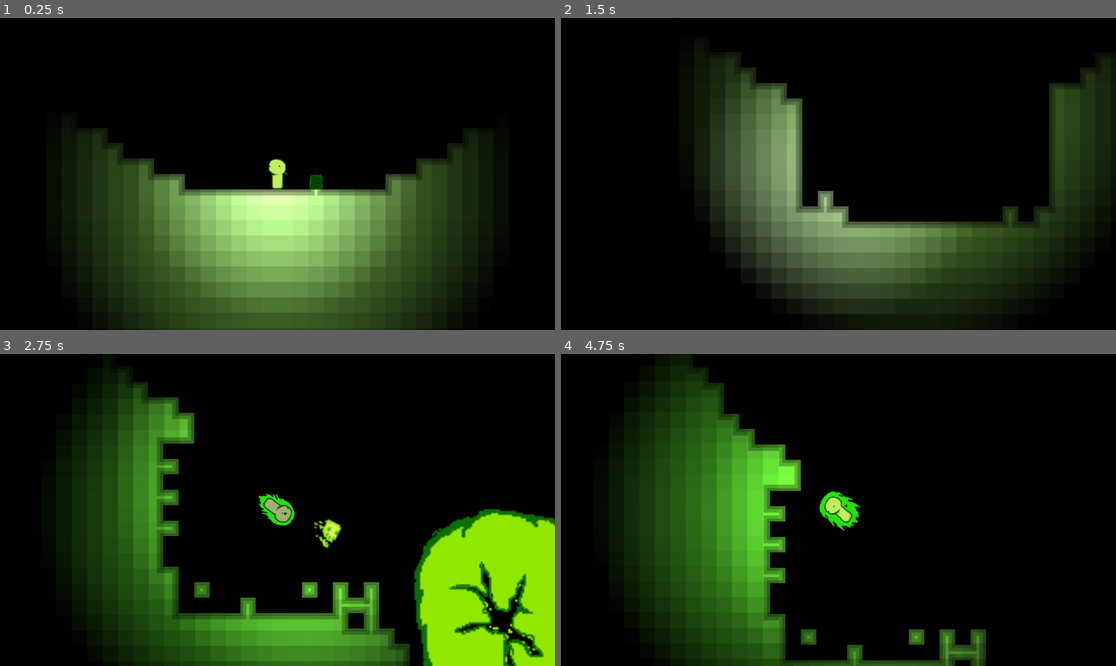
Above: before the commit, frames 1-4 (two rows, left to right).
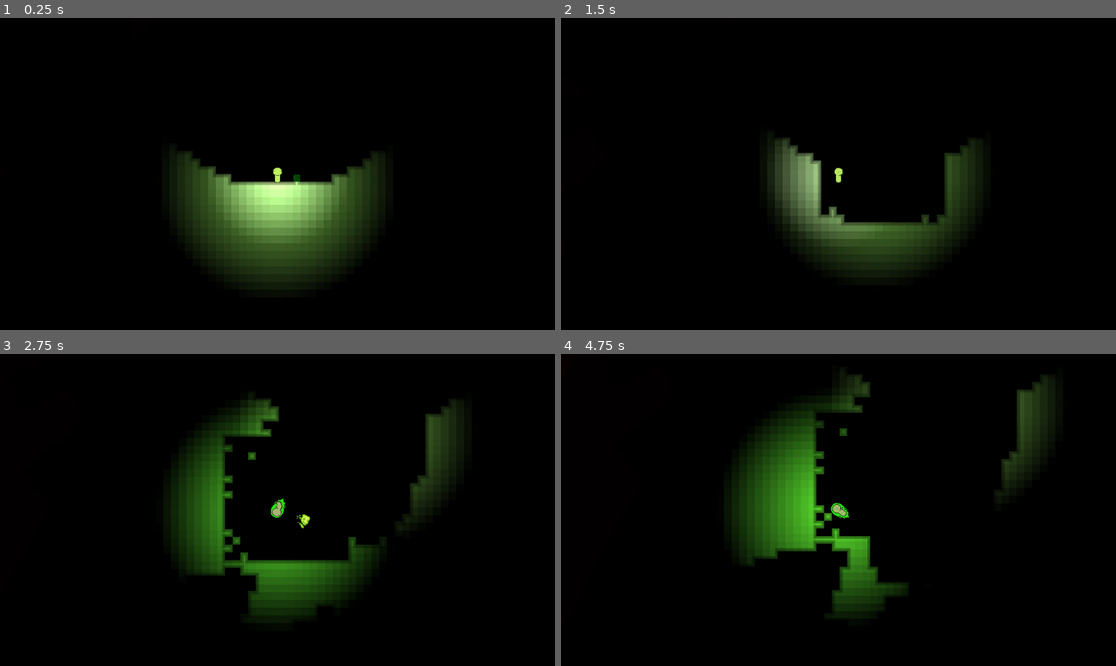
Above: after the commit, the same moments.

Repository: trurohawkins/cave
Game: Godot game, scene res://Scene/world.tscn
Two runs of this game, one before a commit and one after it. Both use one fixed random seed, a clock stepped at 60 frames per second and the inputs below.
Inputs (mouse positions are in pixels of both pictures, inside the frame that each line leads up to):
- Up to frame 1 (0.25 s): no input
- Up to frame 2 (1.5 s): tap Enter (energize) at 0.5, 0.6 s; move the mouse to (960, 158) at 0.52 s; hold D (move_right) 0.53-1.28 s; hold Space (shoot) 0.53-1.28 s; click (960, 158) at 0.67 s; move the mouse to (727, 189) at 1.27 s; hold S (move_down) from 1.28 s (still down); tap Space (shoot) at 1.35 s
- Up to frame 3 (2.75 s): tap Enter (energize) at 1.55 s; move the mouse to (333, 441) at 2.02 s; release S (move_down) at 2.03 s; hold D (move_right) from 2.03 s (still down); hold Space (shoot) from 2.03 s (still down); tap Down (aim_down) at 2.1 s
- Up to frame 4 (4.75 s): move the mouse to (810, 572) at 2.77 s; release D (move_right) at 2.78 s; release Space (shoot) at 2.78 s; hold W (move_up) 2.78-3.53 s; tap Left (aim_left) at 2.85 s; click (810, 572) at 2.92 s; tap Enter (energize) at 3.05, 4.55 s; move the mouse to (1005, 556) at 3.52 s; hold Right (aim_right) 3.53-4.28 s; hold A (move_left) from 3.53 s (still down); tap Space (shoot) at 3.8 s; move the mouse to (672, 463) at 4.27 s; tap Up (aim_up) at 4.35 s

The runs differ from the first frame. In frame 1, 39% of the frame differs, in the area x 11-89%, y 35-100%; in frame 2, 34%; in frame 3, 46%, in the area x 10-100%, y 4-100%; in frame 4, 34%.

Commit message:
started death sequence

Diff:
--- a/Scene/camera.tscn
+++ b/Scene/camera.tscn
@@ -3,6 +3,6 @@
 [ext_resource type="Script" uid="uid://dvpqea3tuo2yj" path="res://Scripts/camera.gd" id="1_u5kg4"]
 
 [node name="Camera2D" type="Camera2D"]
-zoom = Vector2(0.1, 0.1)
+zoom = Vector2(0.5, 0.5)
 script = ExtResource("1_u5kg4")
 rotSpeed = 0.1
--- /dev/null
+++ b/Scene/hud.tscn
@@ -0,0 +1,23 @@
+[gd_scene load_steps=2 format=3 uid="uid://b5oroy85of22w"]
+
+[ext_resource type="Script" uid="uid://dpys3fgo58wt4" path="res://Scripts/hud.gd" id="1_cevek"]
+
+[node name="HUD" type="CanvasLayer"]
+script = ExtResource("1_cevek")
+
+[node name="PHIL" type="ColorRect" parent="."]
+anchors_preset = 15
+anchor_right = 1.0
+anchor_bottom = 1.0
+grow_horizontal = 2
+grow_vertical = 2
+color = Color(0, 0, 0, 0)
+
+[node name="TESS" type="RichTextLabel" parent="."]
+anchors_preset = 15
+anchor_right = 1.0
+anchor_bottom = 1.0
+grow_horizontal = 2
+grow_vertical = 2
+horizontal_alignment = 1
+vertical_alignment = 1
--- a/Scene/plant.tscn
+++ b/Scene/plant.tscn
@@ -4,4 +4,4 @@
 
 [node name="plant" type="Node2D"]
 script = ExtResource("1_aibxd")
-speed = 50
+speed = 200
--- a/Scene/player.tscn
+++ b/Scene/player.tscn
@@ -7,15 +7,64 @@
 [ext_resource type="Texture2D" uid="uid://cw1dnmikqa41r" path="res://Sprites/guybo.png" id="5_ivevv"]
 [ext_resource type="Texture2D" uid="uid://b8x8oeoyqaydh" path="res://Sprites/energyAura.png" id="5_r6jsd"]
 [ext_resource type="Shader" uid="uid://ckqteutove7gn" path="res://Scripts/desaturate.gdshader" id="6_p6qlh"]
+[ext_resource type="Texture2D" uid="uid://b7e778uubllwq" path="res://Sprites/guyboCrouch.png" id="7_ij4jb"]
 [ext_resource type="Script" uid="uid://b2pk68q3g6fra" path="res://Scripts/cleaner.gd" id="8_2sw5t"]
 
 [sub_resource type="RectangleShape2D" id="RectangleShape2D_036b0"]
-size = Vector2(32, 62)
+size = Vector2(32, 30)
 
 [sub_resource type="ShaderMaterial" id="ShaderMaterial_2sw5t"]
 shader = ExtResource("6_p6qlh")
 shader_parameter/desaturation = 0.0
 
+[sub_resource type="AtlasTexture" id="AtlasTexture_8jg3e"]
+atlas = ExtResource("7_ij4jb")
+region = Rect2(64, 192, 64, 64)
+
+[sub_resource type="AtlasTexture" id="AtlasTexture_eqmt2"]
+atlas = ExtResource("7_ij4jb")
+region = Rect2(0, 0, 64, 64)
+
+[sub_resource type="AtlasTexture" id="AtlasTexture_c40dt"]
+atlas = ExtResource("7_ij4jb")
+region = Rect2(64, 0, 64, 64)
+
+[sub_resource type="AtlasTexture" id="AtlasTexture_lgjog"]
+atlas = ExtResource("7_ij4jb")
+region = Rect2(128, 0, 64, 64)
+
+[sub_resource type="AtlasTexture" id="AtlasTexture_lhccw"]
+atlas = ExtResource("7_ij4jb")
+region = Rect2(0, 64, 64, 64)
+
+[sub_resource type="AtlasTexture" id="AtlasTexture_7d6xm"]
+atlas = ExtResource("7_ij4jb")
+region = Rect2(64, 64, 64, 64)
+
+[sub_resource type="AtlasTexture" id="AtlasTexture_2sr8w"]
+atlas = ExtResource("7_ij4jb")
+region = Rect2(128, 64, 64, 64)
+
+[sub_resource type="AtlasTexture" id="AtlasTexture_1vqkc"]
+atlas = ExtResource("7_ij4jb")
+region = Rect2(0, 128, 64, 64)
+
+[sub_resource type="AtlasTexture" id="AtlasTexture_uktg4"]
+atlas = ExtResource("7_ij4jb")
+region = Rect2(64, 128, 64, 64)
+
+[sub_resource type="AtlasTexture" id="AtlasTexture_jx4b7"]
+atlas = ExtResource("7_ij4jb")
+region = Rect2(128, 128, 64, 64)
+
+[sub_resource type="AtlasTexture" id="AtlasTexture_2mxbm"]
+atlas = ExtResource("7_ij4jb")
+region = Rect2(0, 192, 64, 64)
+
+[sub_resource type="AtlasTexture" id="AtlasTexture_wfp4b"]
+atlas = ExtResource("7_ij4jb")
+region = Rect2(64, 192, 64, 64)
+
 [sub_resource type="AtlasTexture" id="AtlasTexture_ivevv"]
 atlas = ExtResource("5_ivevv")
 region = Rect2(64, 128, 64, 64)
@@ -43,6 +92,50 @@
 [sub_resource type="AtlasTexture" id="AtlasTexture_ij4jb"]
 atlas = ExtResource("5_ivevv")
 region = Rect2(64, 64, 64, 64)
+
+[sub_resource type="AtlasTexture" id="AtlasTexture_6xvy4"]
+atlas = ExtResource("7_ij4jb")
+region = Rect2(64, 192, 64, 64)
+
+[sub_resource type="AtlasTexture" id="AtlasTexture_b881n"]
+atlas = ExtResource("7_ij4jb")
+region = Rect2(0, 192, 64, 64)
+
+[sub_resource type="AtlasTexture" id="AtlasTexture_2gnqs"]
+atlas = ExtResource("7_ij4jb")
+region = Rect2(128, 128, 64, 64)
+
+[sub_resource type="AtlasTexture" id="AtlasTexture_c1eh6"]
+atlas = ExtResource("7_ij4jb")
+region = Rect2(64, 128, 64, 64)
+
+[sub_resource type="AtlasTexture" id="AtlasTexture_ddib3"]
+atlas = ExtResource("7_ij4jb")
+region = Rect2(0, 128, 64, 64)
+
+[sub_resource type="AtlasTexture" id="AtlasTexture_h2j5n"]
+atlas = ExtResource("7_ij4jb")
+region = Rect2(128, 64, 64, 64)
+
+[sub_resource type="AtlasTexture" id="AtlasTexture_2p1i5"]
+atlas = ExtResource("7_ij4jb")
+region = Rect2(64, 64, 64, 64)
+
+[sub_resource type="AtlasTexture" id="AtlasTexture_yosb2"]
+atlas = ExtResource("7_ij4jb")
+region = Rect2(0, 64, 64, 64)
+
+[sub_resource type="AtlasTexture" id="AtlasTexture_1axnv"]
+atlas = ExtResource("7_ij4jb")
+region = Rect2(128, 0, 64, 64)
+
+[sub_resource type="AtlasTexture" id="AtlasTexture_bk8bd"]
+atlas = ExtResource("7_ij4jb")
+region = Rect2(64, 0, 64, 64)
+
+[sub_resource type="AtlasTexture" id="AtlasTexture_cvqm3"]
+atlas = ExtResource("7_ij4jb")
+region = Rect2(0, 0, 64, 64)
 
 [sub_resource type="AtlasTexture" id="AtlasTexture_2dof7"]
 atlas = ExtResource("5_ivevv")
@@ -62,6 +155,52 @@
 
 [sub_resource type="SpriteFrames" id="SpriteFrames_eqmt2"]
 animations = [{
+"frames": [{
+"duration": 1.0,
+"texture": SubResource("AtlasTexture_8jg3e")
+}],
+"loop": true,
+"name": &"crouch",
+"speed": 5.0
+}, {
+"frames": [{
+"duration": 1.0,
+"texture": SubResource("AtlasTexture_eqmt2")
+}, {
+"duration": 1.0,
+"texture": SubResource("AtlasTexture_c40dt")
+}, {
+"duration": 1.0,
+"texture": SubResource("AtlasTexture_lgjog")
+}, {
+"duration": 1.0,
+"texture": SubResource("AtlasTexture_lhccw")
+}, {
+"duration": 1.0,
+"texture": SubResource("AtlasTexture_7d6xm")
+}, {
+"duration": 1.0,
+"texture": SubResource("AtlasTexture_2sr8w")
+}, {
+"duration": 1.0,
+"texture": SubResource("AtlasTexture_1vqkc")
+}, {
+"duration": 1.0,
+"texture": SubResource("AtlasTexture_uktg4")
+}, {
+"duration": 1.0,
+"texture": SubResource("AtlasTexture_jx4b7")
+}, {
+"duration": 1.0,
+"texture": SubResource("AtlasTexture_2mxbm")
+}, {
+"duration": 1.0,
+"texture": SubResource("AtlasTexture_wfp4b")
+}],
+"loop": false,
+"name": &"crouching",
+"speed": 5.0
+}, {
 "frames": [{
 "duration": 1.0,
 "texture": SubResource("AtlasTexture_ivevv")
@@ -102,6 +241,44 @@
 "loop": true,
 "name": &"in_air",
 "speed": 5.0
+}, {
+"frames": [{
+"duration": 1.0,
+"texture": SubResource("AtlasTexture_6xvy4")
+}, {
+"duration": 1.0,
+"texture": SubResource("AtlasTexture_b881n")
+}, {
+"duration": 1.0,
+"texture": SubResource("AtlasTexture_2gnqs")
+}, {
+"duration": 1.0,
+"texture": SubResource("AtlasTexture_c1eh6")
+}, {
+"duration": 1.0,
+"texture": SubResource("AtlasTexture_ddib3")
+}, {
+"duration": 1.0,
+"texture": SubResource("AtlasTexture_h2j5n")
+}, {
+"duration": 1.0,
+"texture": SubResource("AtlasTexture_2p1i5")
+}, {
+"duration": 1.0,
+"texture": SubResource("AtlasTexture_yosb2")
+}, {
+"duration": 1.0,
+"texture": SubResource("AtlasTexture_1axnv")
+}, {
+"duration": 1.0,
+"texture": SubResource("AtlasTexture_bk8bd")
+}, {
+"duration": 1.0,
+"texture": SubResource("AtlasTexture_cvqm3")
+}],
+"loop": false,
+"name": &"rise",
+"speed": 15.0
 }, {
 "frames": [{
 "duration": 1.0,
@@ -132,17 +309,17 @@
 crashDecel = 10.0
 highVelocity = 1400.0
 landingPower = 0.4
-walkSpeed = 2000.0
+walkSpeed = 1700.0
+walkDecel = 100.0
 staggerPower = 5.0
 invincibleTime = 5.0
-gravPower = 50
-maxGrav = 1400
+gravPower = 35
 blastScene = ExtResource("2_p6qlh")
 gunScene = ExtResource("3_2sw5t")
 rotSpeed = 5.0
 
 [node name="CollisionShape2D" type="CollisionShape2D" parent="."]
-position = Vector2(0, 0.5)
+position = Vector2(0, 18)
 shape = SubResource("RectangleShape2D_036b0")
 
 [node name="thrustSprite" type="Sprite2D" parent="."]
@@ -155,23 +332,30 @@
 target_position = Vector2(0, 48)
 
 [node name="energySprite" type="Sprite2D" parent="."]
+visible = false
+position = Vector2(0, 5)
 texture = ExtResource("5_r6jsd")
 hframes = 2
 vframes = 3
 
 [node name="BodySprite" type="AnimatedSprite2D" parent="."]
 material = SubResource("ShaderMaterial_2sw5t")
+position = Vector2(0, 5)
 sprite_frames = SubResource("SpriteFrames_eqmt2")
-animation = &"in_air"
+animation = &"hurt"
 speed_scale = 2.0
 flip_h = true
 
 [node name="Cleaner" type="Area2D" parent="."]
+visible = false
 script = ExtResource("8_2sw5t")
 
 [node name="CollisionShape2D" type="CollisionShape2D" parent="Cleaner"]
 shape = SubResource("RectangleShape2D_ij4jb")
 
+[connection signal="animation_changed" from="BodySprite" to="." method="_on_body_sprite_animation_changed"]
+[connection signal="animation_finished" from="BodySprite" to="." method="_on_body_sprite_animation_finished"]
+[connection signal="frame_changed" from="BodySprite" to="." method="_on_body_sprite_frame_changed"]
 [connection signal="area_entered" from="Cleaner" to="Cleaner" method="_on_area_entered"]
 [connection signal="body_entered" from="Cleaner" to="Cleaner" method="_on_body_entered"]
 [connection signal="body_exited" from="Cleaner" to="Cleaner" method="_on_body_exited"]
--- a/Scene/world.tscn
+++ b/Scene/world.tscn
@@ -7,6 +7,7 @@
 [ext_resource type="Texture2D" uid="uid://dffqrts78nikr" path="res://Sprites/darkCaveBG.png" id="4_scul4"]
 [ext_resource type="Shader" uid="uid://clxo6jixrlk5w" path="res://Scripts/reverseShadow.gdshader" id="6_37axr"]
 [ext_resource type="PackedScene" uid="uid://odag4wsgc6v7" path="res://Scene/camera.tscn" id="7_ol2hl"]
+[ext_resource type="PackedScene" uid="uid://b5oroy85of22w" path="res://Scene/hud.tscn" id="8_ddf65"]
 
 [sub_resource type="ShaderMaterial" id="ShaderMaterial_37axr"]
 shader = ExtResource("4_pcvp0")
@@ -38,6 +39,7 @@
 script = ExtResource("1_aqk2v")
 playerScene = ExtResource("3_tlwt5")
 chunkScene = ExtResource("3_aqk2v")
+hudScene = ExtResource("8_ddf65")
 mapSize = Vector2i(1, 1)
 chunkSize = Vector2i(100, 100)
 spawnPoint = Vector2(200, -500)
@@ -58,5 +60,4 @@
 offset_bottom = 63330.0
 
 [node name="Camera2D" parent="." instance=ExtResource("7_ol2hl")]
-zoom = Vector2(1, 1)
 rotSpeed = 0.0
--- a/Scripts/GM.gd
+++ b/Scripts/GM.gd
@@ -1,8 +1,10 @@
 extends Node2D
 @export var playerScene: PackedScene
 @export var chunkScene: PackedScene
+@export var hudScene: PackedScene
 @export var mapSize: Vector2i
 @export var chunkSize: Vector2i
+var HUD: CanvasLayer
 var grid = []
 var size: Vector2
 var curPlayer
@@ -17,6 +19,8 @@
 var shaders = []
 
 func _ready():
+	HUD = hudScene.instantiate()
+	get_tree().current_scene.add_child(HUD)
 	spawnMap()
 	spawnPlayer()
 	occludeChunks(curPlayer)
@@ -214,6 +218,7 @@
 		chunk.neighbors.append(TYPE_NIL)
 
 func spawnPlayer():
+	print("spawning player")
 	if playerScene:
 		curPlayer = playerScene.instantiate()
 		get_tree().current_scene.add_child(curPlayer)
@@ -222,11 +227,16 @@
 		curPlayer.setEnergyMode(false)
 		print("player pos " + str(curPlayer.global_position))
 
-func playerDie(player):
-	print("player is dead")
-	player.gun.queue_free()
-	player.queue_free()
-	respawnCounter = respawnRate
+func killPlayer():
+	curPlayer.gun.queue_free()
+	curPlayer.queue_free()
+
+func playerDie():
+	#print("player is dead")
+	#player.gun.queue_free()
+	#player.queue_free()
+	HUD.deathSequence(self)
+	#respawnCounter = respawnRate
 
 func plant(pos: Vector2):
 	var mc = posToChunk(pos/32)
@@ -240,7 +250,9 @@
 	if respawnCounter > 0:
 		respawnCounter -= delta * 10
 		if respawnCounter <= 0:
-			spawnPlayer()
+			print("queueong free!!")
+			curPlayer.gun.queue_free()
+			curPlayer.queue_free()
 	var canvasXform = cam.get_global_transform()
 	var screenToWorld = canvasXform#.affine_inverse()
 
--- a/Scripts/camera.gd
+++ b/Scripts/camera.gd
@@ -2,6 +2,7 @@
 
 @export var rotSpeed: float = 0.5
 @export var follow: Node2D
+
 
 func _ready():
 	ignore_rotation = false
--- /dev/null
+++ b/Scripts/hud.gd
@@ -0,0 +1,50 @@
+extends CanvasLayer
+
+@onready var screen: ColorRect = $PHIL
+@onready var text: RichTextLabel = $TESS
+var targetColor: Color
+var progress: float = 1.0
+var fadeSpeed: float = 1
+var GM
+var textUp: String = ""
+var onFinish: Callable = Callable()
+var onEnd: Callable = Callable()
+func _ready():
+	targetColor = screen.color
+	#fadeTo(Color.BLACK)
+
+func _process(delta):
+	#print("I am hud and I have phil")
+	if screen.color != targetColor:
+		screen.color = screen.color.lerp(targetColor, progress)
+		#print(str(screen.color) + " -> " + str(targetColor))
+		var step = fadeSpeed * delta
+		#print(str(progress) + " + " + str(step))
+		if progress + step < 0.65:
+			progress += step
+		elif progress != 0.65:
+			progress = 0.65
+		else:
+			if text.text != textUp:
+				text.text = textUp
+				textUp = ""
+			if onFinish.is_valid():
+				onFinish.call()
+				onFinish = Callable()
+			#print("fwip fwip fwip" + str(progress))
+	if text.text != "":
+		if Input.is_action_just_pressed("shoot"):
+			fadeTo(Color(0, 0, 0, 0))
+			textUp = ""
+			onFinish = Callable(GM, "spawnPlayer")
+
+
+func fadeTo(color: Color):
+	targetColor = color
+	progress = 0
+
+func deathSequence(gm):
+	GM = gm
+	fadeTo(Color.BLACK)
+	textUp = "I had the strangest dream, There was something immense and it made my eyes hurt"
+	onFinish = Callable(GM, "killPlayer")
--- a/Scripts/plant.gd
+++ b/Scripts/plant.gd
@@ -24,7 +24,7 @@
 
 func _process(_delta: float) -> void:
 	if counter % evapSpeed == 0:
-		print(water)
+		#ssprint(water)
 		if water >= evapPower:
 			water -= evapPower
 		else:
--- a/Scripts/player.gd
+++ b/Scripts/player.gd
@@ -10,11 +10,12 @@
 @export var highVelocity: float = 2000
 @export var landingPower: float = 0.5
 @export var walkSpeed: float = 500
+@export var walkDecel: float = 1
 
 @export var staggerPower: float = 50
 @export var invincibleTime: float = 20
-@export var gravPower = 1000
-@export var maxGrav = 2000
+@export var gravPower = 50
+@export var maxGrav = 1400
 @export var blastScene: PackedScene
 @export var gunScene: PackedScene
 @export var energyMode = false
@@ -26,8 +27,10 @@
 @onready var energySprite = $energySprite
 @onready var thrustSprite = $thrustSprite
 @onready var groundCheck = $RayCast2D
-@onready var bodySprite = $BodySprite
+@onready var bodySprite: AnimatedSprite2D = $BodySprite
 @onready var clean = $Cleaner
+
+@onready var body = $CollisionShape2D
 
 var staggerDelta: float = 10
 var staggerCounter: float = 0
@@ -45,6 +48,9 @@
 var rPauseTimer = 0
 var rechargeSpeed: float = 3#0.2
 
+var idle: int = 100
+var crouching: int = 0
+var dead: int = 0
 
 func _ready():
 	decelSpeed = baseDecel
@@ -54,7 +60,7 @@
 	get_tree().current_scene.add_child(gun)
 	gun.player = self
 	gun.scale = scale / 2
-	bodySprite.play("idle_front")
+	#adddwdbodySprite.play("rise")
 	#setEnergySaturate()
 
 func setEnergySprite():
@@ -86,25 +92,25 @@
 	if energyMode:
 		if !staggered:
 			bodySprite.play("in_air")
+			print("enegy mode in air")
+			decelSpeed = baseDecel
 		setEnergySprite()
 		GM.setPlayerLight(500, Vector3(0.4, 1.0, 0.2))
 	else:
+		decelSpeed = walkDecel
 		GM.setPlayerLight(300, Vector3(0.5, 0.5, 0.5))
 
 func _physics_process(delta):
+	if dead > 0:
+		if dead == 1:
+			bodySprite.play("hurt")
+		elif dead == 50:
+			GM.playerDie()
+		dead += 1
+		return
 	if Input.is_action_just_pressed("energize"):
 		if !energyMode || energy/energyMax > 0.1:
 			setEnergyMode(!energyMode)
-
-	#dprint(str(velocity.x) + " abs " + str(abs(velocity.x)) + " -abs: " + str(-abs(velocity.x)))
-	var decel = Vector2(-sign(velocity.x), -sign(velocity.y)) * decelSpeed * delta
-	#print(str(velocity) + " " + str(velocity.length()) + " decel " + str(decel))
-	var check = velocity + decel
-	if check.length() < 20:
-		velocity = Vector2.ZERO
-	else:
-		velocity += decel
-
 	if staggerCounter - delta * staggerDelta > 0:
 		staggerCounter -= delta * staggerDelta
 	else:
@@ -121,44 +127,43 @@
 	else:
 		curGrav = 0
 	camGrav(delta)
-	#print(velocity.length())
-	var power = min(velocity.length(), highVelocity) / highVelocity
-	#camGrav(delta)
-	var myVelocity = velocity
-	move_and_slide()
-	if global_position != prePos:
-		#print("moved")
-		GM.occludeChunks(self)
-	prePos = global_position
-	#slideCollision()
-	var colCount = get_slide_collision_count()
-	for i in colCount:
-		var collision = get_slide_collision(i)
-		var collider = collision.get_collider()
-		if collider is TileMapLayer:
-			var myDir = myVelocity.normalized().angle()
-			#print(rad_to_deg(myDir))
-			var crashDir = ((global_position/32) - (collision.get_position()/32)).normalized()
-			crashDir.y *= -1
-			crashDir = crashDir.angle()
-			var diff = rad_to_deg(wrapf(myDir - crashDir, -PI, PI))
-
-			if power >= landingPower:
-
-
-				if abs(diff) < 45:
-					#print("collided at " + str(power) + " " + str(diff))
-					crash(collision.get_position(), power)
-					#if Input.is_action_pressed("move_left") || Input.is_action_pressed("move_right"):
-					"""
-					print("my pos: " + str(global_position) + " collision " + str(collision.get_position()))
-					print("my dir: " + str(int(rad_to_deg(myDir))) + " crash: " + str(int(rad_to_deg(crashDir))))
-					print("angular diff: " + str(int(diff)))
-
-				else:
-					print(str(rad_to_deg(myDir)) + " " + str(rad_to_deg(crashDir)))
-					"""
-			#GM.playerDie(self)
+	#dprint(str(velocity.x) + " abs " + str(abs(velocity.x)) + " -abs: " + str(-abs(velocity.x)))
+	if velocity != Vector2.ZERO:
+		var decel = Vector2(-sign(velocity.x), -sign(velocity.y)) * decelSpeed * delta
+		#print(str(velocity) + " " + str(velocity.length()) + " decel " + str(decel))
+		var check = velocity + decel
+		#print(" check length: " + str(check.length()))
+		if check.length() < 20:
+			velocity = Vector2.ZERO
+		else:
+			#print(str(velocity) + " + " + str(decel) + " = " + str(velocity + decel))
+			velocity += decel
+
+		var power = min(velocity.length(), highVelocity) / highVelocity
+		#camGrav(delta)
+		var myVelocity = velocity
+		move_and_slide()
+		if global_position != prePos:
+			#print("moved")
+			GM.occludeChunks(self)
+		prePos = global_position
+		#slideCollision()
+		var colCount = get_slide_collision_count()
+		for i in colCount:
+			var collision = get_slide_collision(i)
+			var collider = collision.get_collider()
+			if collider is TileMapLayer:
+				var myDir = myVelocity.normalized().angle()
+				#print(rad_to_deg(myDir))
+				var crashDir = ((global_position/32) - (collision.get_position()/32)).normalized()
+				crashDir.y *= -1
+				crashDir = crashDir.angle()
+				var diff = rad_to_deg(wrapf(myDir - crashDir, -PI, PI))
+				if power >= landingPower:
+
+
+					if abs(diff) < 45:
+						crash(collision.get_position(), power)
 	if rPauseTimer - delta > 0:
 		#print(rPauseTimer)
 		rPauseTimer -= delta
@@ -195,26 +200,47 @@
 		jump = jump.rotated(cam.rotation)
 		#print(jump)
 		velocity += jump * delta * 3000
-
+	if Input.is_action_just_pressed("move_down"):
+		bodySprite.play_backwards("rise")
+		velocity = Vector2.ZERO
+		crouching = 1
+		idle = 100
+	elif Input.is_action_just_released("move_down"):
+		print(bodySprite.frame)
+		bodySprite.play("rise")
+		'''
+		if crouching == 2:
+
+			crouching = 1
+		elif crouching == 1:
+			print(bodySprite.frame)
+			crouching = 0
+		'''
 	var dir = 0;
-	if Input.is_action_pressed("move_left"):
-		dir -= 1
-		bodySprite.flip_h = true
-	if Input.is_action_pressed("move_right"):
-		dir += 1
-		bodySprite.flip_h = false
-	if dir != 0:
-		var move = Vector2(dir, 0)
-		move = move.rotated(rotation)
-		velocity += move * delta * walkSpeed
-	if !staggered:
-		if grounded:
+	if crouching == 0:
+		if Input.is_action_pressed("move_left"):
+			dir -= 1
+			bodySprite.flip_h = true
+		if Input.is_action_pressed("move_right"):
+			dir += 1
+			bodySprite.flip_h = false
+		if dir != 0:
+			var move = Vector2(dir, 0)
+			move = move.rotated(rotation)
+			velocity += move * delta * walkSpeed
+	if grounded:
+		if !crouching:
 			if dir == 0:
-				bodySprite.play("idle_side")
+				if idle < 100:
+					bodySprite.play("idle_side")
+					idle += 1
+				else:
+					bodySprite.play("idle_front")
 			else:
 				bodySprite.play("walk")
-		else:
-			bodySprite.play("in_air")
+				idle = 0
+	else:
+		bodySprite.play("in_air")
 	return grounded
 
 @export var rotSpeed: float = 0.1
@@ -255,7 +281,7 @@
 	#print(power)
 	if power < landingPower:
 		return
-	#print(str(power) + " < " + str(landingPower))
+	print(str(power) + " < " + str(landingPower))
 	if !invincible:
 		invulnerate(true)
 		if energyMode:
@@ -265,9 +291,9 @@
 				changeEnergy(-10, true)
 				blasted(pos, power)
 			else:
-				GM.playerDie(self)
-		else:
-			GM.playerDie(self)
+				die()
+		else:
+			die()
 
 func changeEnergy(amnt: float, pause: bool):
 	if amnt == 0:
@@ -302,6 +328,7 @@
 		staggered = true
 		bodySprite.play("hurt")
 	elif staggered:
+		print("not staggered")
 		bodySprite.play("in_air")
 		staggerCounter = 0
 		staggered = false
@@ -322,3 +349,28 @@
 	blast.lifeTime = 5
 	blast.global_position = global_position
 	get_tree().get_current_scene().add_child(blast)
+
+func die():
+	dead = 1
+	#GM.playerDie(self)
+
+func _on_body_sprite_animation_finished():
+	if bodySprite.animation == "rise":
+		if bodySprite.frame == 0:
+			crouching = 2
+		else:
+			crouching = 0
+
+
+func _on_body_sprite_animation_changed():
+	#print("new animation " + bodySprite.animation)
+	pass
+
+
+func _on_body_sprite_frame_changed():
+	if bodySprite.animation == "rise":
+		var progress = float(bodySprite.frame) / float(bodySprite.sprite_frames.get_frame_count("rise"))
+		print(str(bodySprite.frame) + " " + str(progress))
+		var rect: RectangleShape2D = body.shape
+		rect.size.y = lerp(30, 60, progress)
+		body.position.y = lerp(18.0, 3.0, progress)
Not shown: 1 places in Scene/player.tscn that only renumber resources
Not shown: 1 places in Scene/world.tscn that only renumber resources
Not shown, added: Scripts/hud.gd.uid
Binary file added: Sprites/guyboCrouch.png
Not shown, added: Sprites/guyboCrouch.png.import
